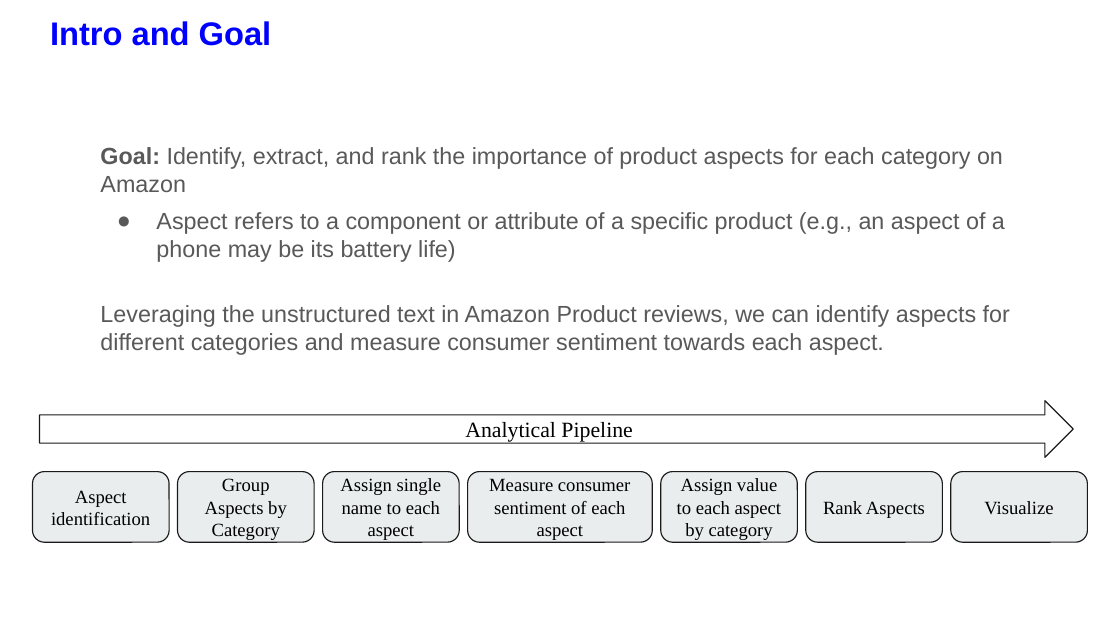
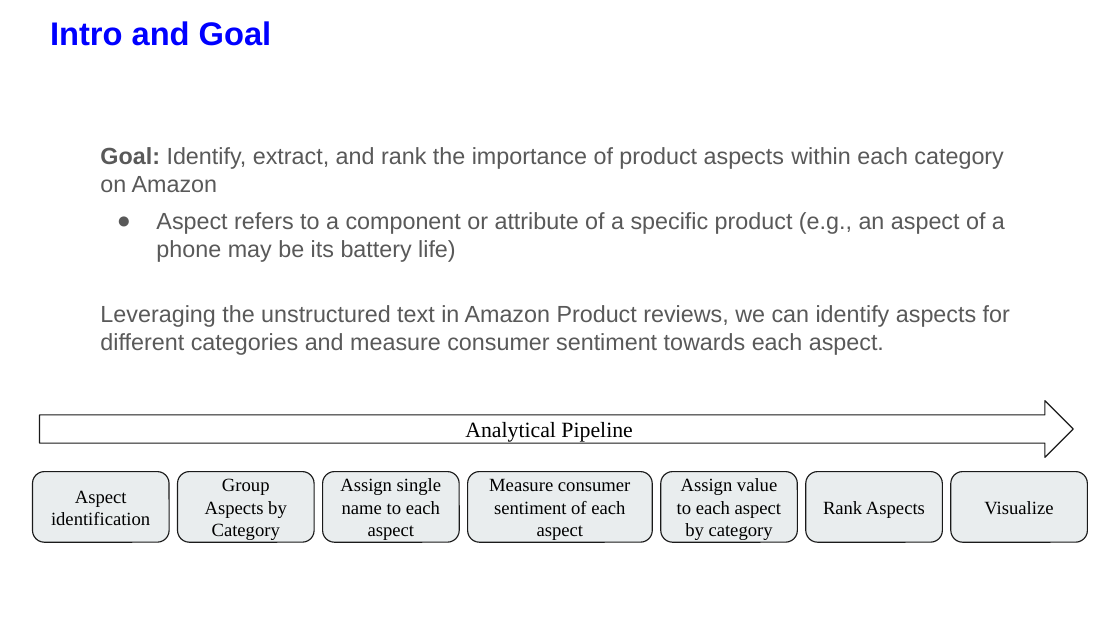
Before and after one commit to CedricJ08/aspect-analysis, a slide deck: slide 2 of Report/Final Presentation Slides.pptx. Drawn at 1120x630 pixels with LibreOffice and Linux fonts; fonts in the diff are those of the drawing; background and template pictures are left out. Boxes give left, top, right and bottom in pixels: in the first picture for what was removed or moved away, otherwise in the second. Text is boxed around its words. In the diff, an @@ line names an element or a change of style, - is before the commit and + after.

```diff
--- a/Report/Final Presentation Slides.pptx
+++ b/Report/Final Presentation Slides.pptx
@@ text at (100,147,1003,192): text changed @@
-Goal: Identify, extract, and rank the importance of product aspects for each category on Amazon
+Goal: Identify, extract, and rank the importance of product aspects within each category on Amazon
```
Also in this commit, not shown: 3 other slides changed, 4 slides added, 2 slides removed, 2 other files.
